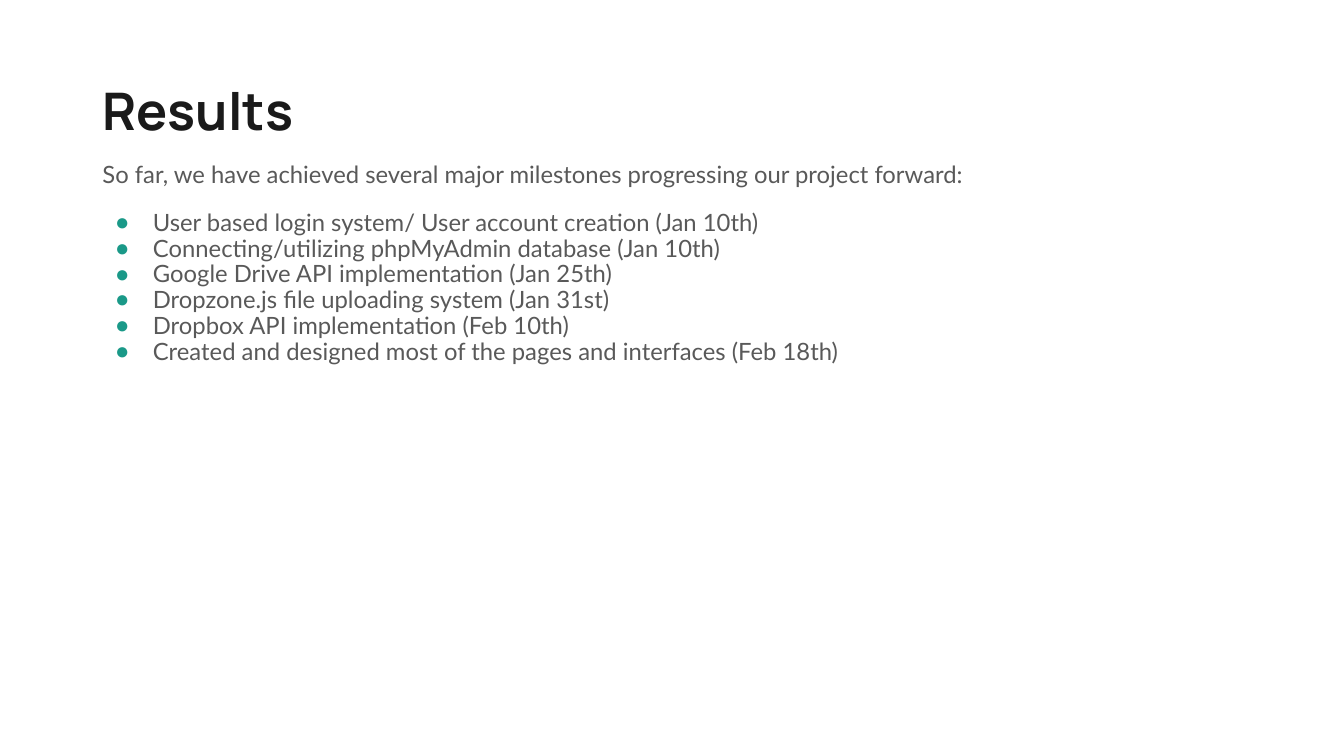
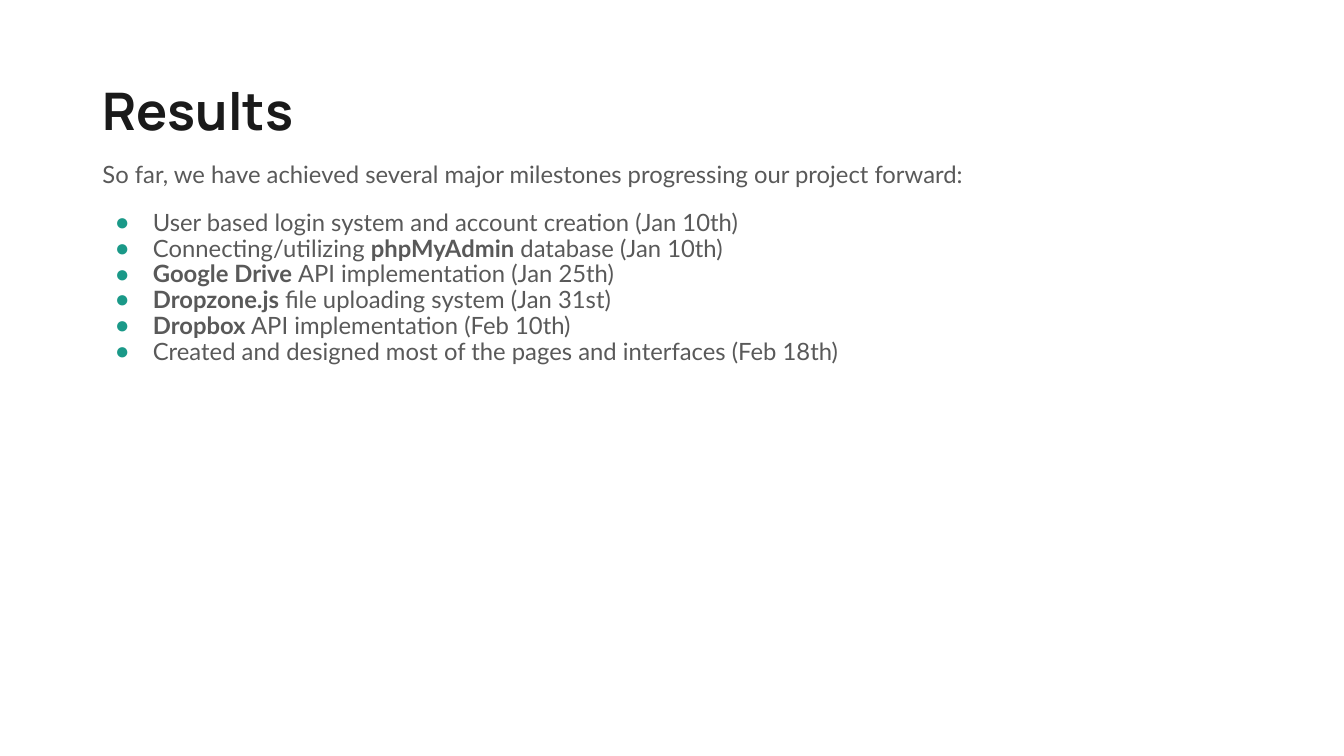
Before and after one commit to GRGalinger/Senior-Design, a slide deck: slide 17 of Files/SlideDeck/PresentationSlideDeck.pptx. Drawn at 1344x756 pixels with LibreOffice and Linux fonts; fonts in the diff are those of the drawing. Boxes give left, top, right and bottom in pixels: in the first picture for what was removed or moved away, otherwise in the second. Text is boxed around its words. In the diff, an @@ line names an element or a change of style, - is before the commit and + after.

```diff
--- a/Files/SlideDeck/PresentationSlideDeck.pptx
+++ b/Files/SlideDeck/PresentationSlideDeck.pptx
@@ text at bbox=[153, 213, 737, 236]: text changed @@
-● User based login system/ User account creation (Jan 10th)
+● User based login system and account creation (Jan 10th)
@@ text at bbox=[153, 239, 722, 338]: bold on in "phpMyAdmin", "Google Drive", "Dropzone.js", "Dropbox" @@
```
Also in this commit, not shown: 15 other slides changed.
